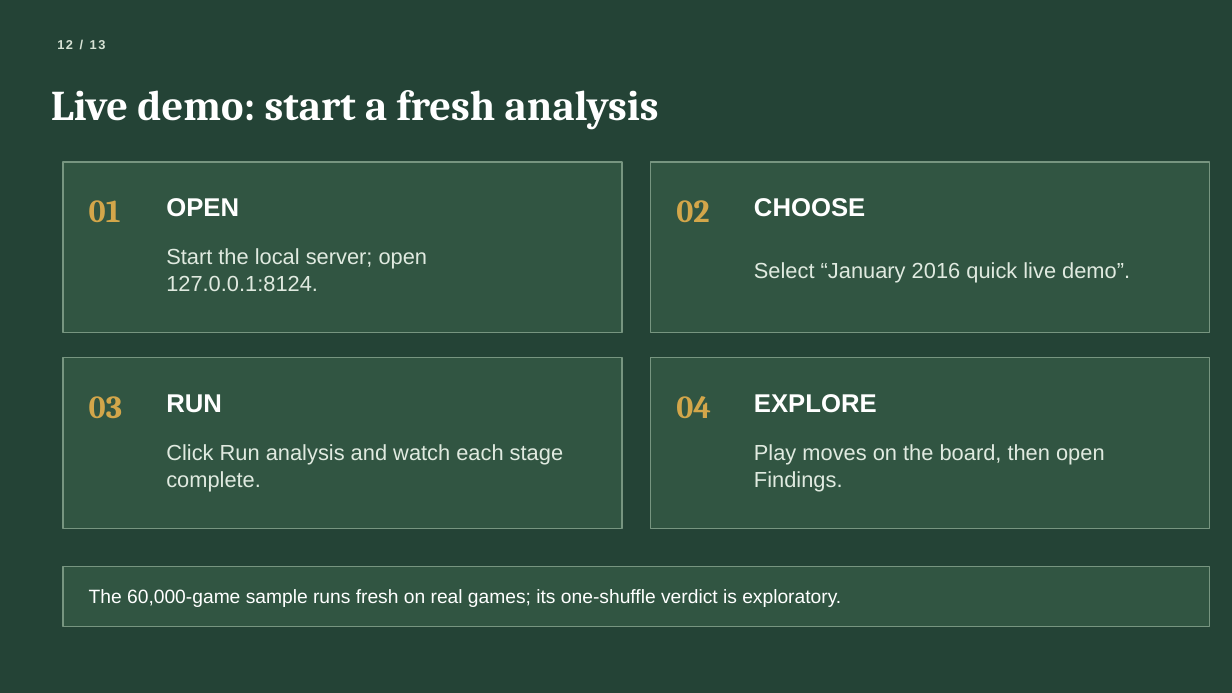
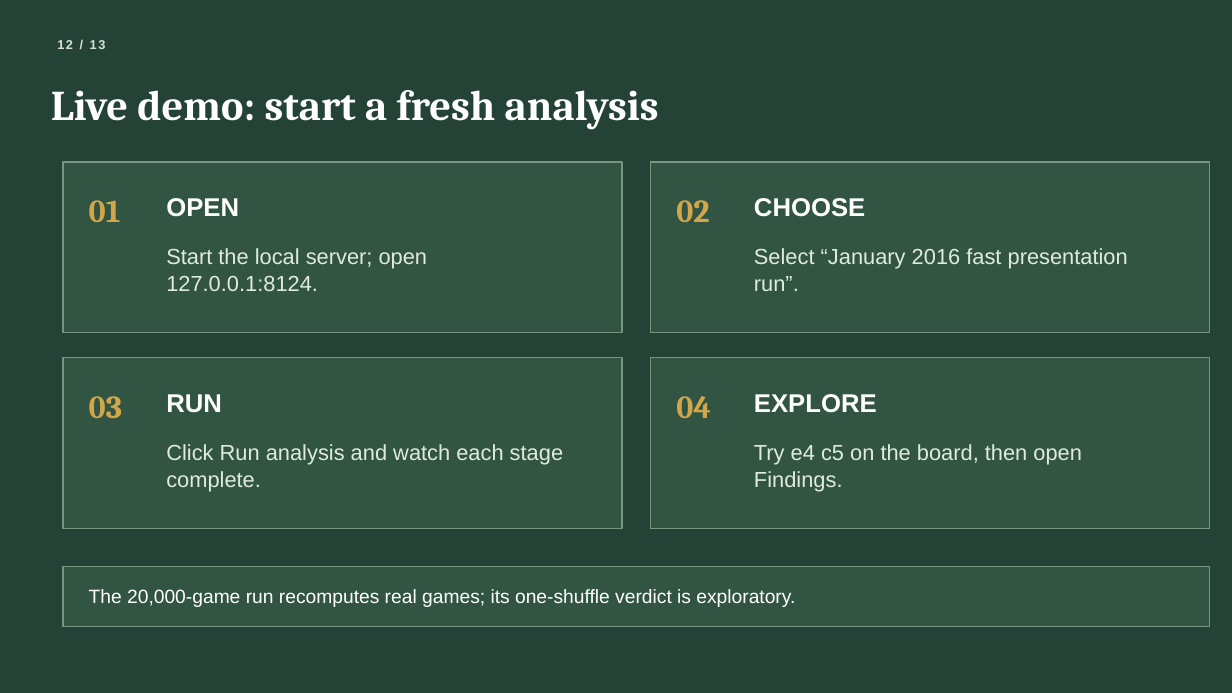
Before and after one commit to BlackBeanEagles/sna, a slide deck: slide 12 of docs/Chess_Opening_Contagion_Presentation.pptx. Drawn at 1232x693 pixels with LibreOffice and Linux fonts; fonts in the diff are those of the drawing. Boxes give left, top, right and bottom in pixels: in the first picture for what was removed or moved away, otherwise in the second. Text is boxed around its words. In the diff, an @@ line names an element or a change of style, - is before the commit and + after.

Commit message:
Add faster presentation run and guided board example

```diff
--- a/docs/Chess_Opening_Contagion_Presentation.pptx
+++ b/docs/Chess_Opening_Contagion_Presentation.pptx
@@ text at [754, 248, 1128, 291]: text changed @@
-Select “January 2016 quick live demo”.
+Select “January 2016 fast presentation run”.
@@ text at [754, 444, 1082, 491]: text changed @@
-Play moves on the board, then open Findings.
+Try e4 c5 on the board, then open Findings.
@@ text at [89, 589, 795, 607]: text changed @@
-The 60,000-game sample runs fresh on real games; its one-shuffle verdict is exploratory.
+The 20,000-game run recomputes real games; its one-shuffle verdict is exploratory.
```
Also in this commit, not shown: 1 other slide changed, 36 other files.
